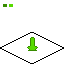
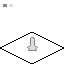
Two versions of the same layered image (w=64, h=64). Layer-by-layer changes:
painted on "up" over [27, 37, 38, 51]
painted on "Background" over [3, 4, 13, 7]
